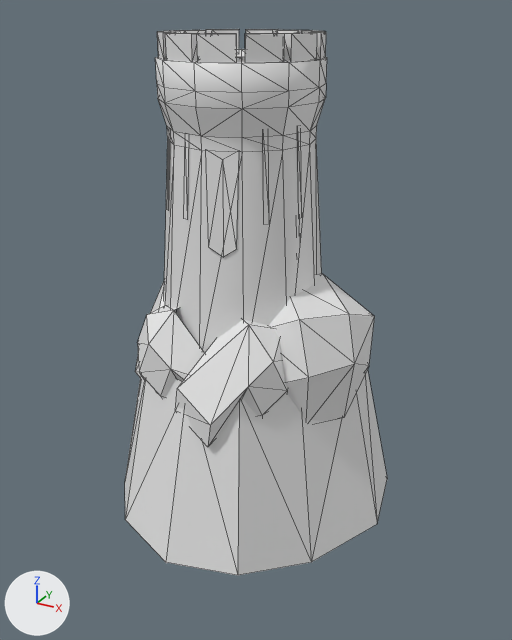
Renders of the COLLADA model art/meshes/structural/uni_wall_tower.dae from each side of a commit.
Both versions are drawn from a 50 mm camera at (23.0, -39.0, 17.6) aimed at (1.6, -0.1, -1.9). Every picture has the same lights, and +X, +Y and +Z are marked at lower left. Mesh edges are drawn as thin lines. Where no turn or scale is listed for an object, it has been applied to the vertices.
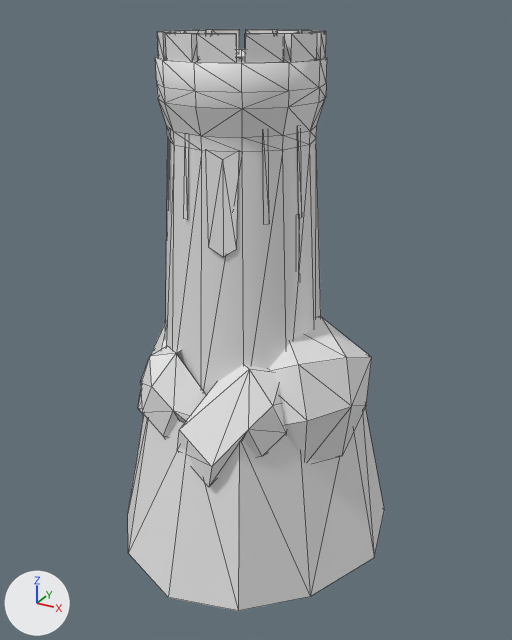
The newer file is also turned or shifted as a whole; pictures and numbers use the older file's frame.

Where the change shows, as pixel boxes [x1, y1, x2, y2] in the pictures (512 x 640 px; the box of a moved part takes in the faces that stretch with it):
'Cylinder_001', reshaped (7% taller): before [125, 29, 387, 575]; after [128, 29, 384, 611]
part 1 of me_cylinder_001, moved or reshaped: before [269, 274, 375, 422]; after [269, 317, 372, 461]
part 2 of me_cylinder_001, moved or reshaped: before [176, 320, 288, 447]; after [178, 364, 287, 487]
part 3 of me_cylinder_001, moved or reshaped: before [135, 282, 165, 377]; after [138, 322, 167, 414]
part 4 of me_cylinder_001, moved or reshaped: before [137, 305, 204, 398]; after [140, 346, 206, 438]
part 5 of me_cylinder_001, moved or reshaped: before [125, 369, 387, 575]; after [128, 409, 384, 611]
part 6 of me_cylinder_001, moved or reshaped: before [164, 139, 322, 353]; after [166, 139, 321, 395]

Patch to the scene script:
```diff
--- a/art/meshes/structural/uni_wall_tower.dae.py
+++ b/art/meshes/structural/uni_wall_tower.dae.py
@@ me_cylinder_001 @@
 # used by ob_cylinder_001; location = (0.5, 0.12, 7.82)
-me_cylinder_001.from_pydata(...)  # 398 vertices, 567 faces; spans x -10.8..10.7, y -10.2..8.9, z -24.4..8.5
+me_cylinder_001.from_pydata(...)  # 398 vertices, 567 faces; spans x -10.8..10.7, y -10.2..8.9, z -27.4..8.5
+# me_cylinder_001 part 1: the loose piece of 20 vertices spanning x 2.2..8.9, y -4.8..5.7, z -16.6..-6.1 is moved by (0.0, 0.0, -3.0)
+# me_cylinder_001 part 2: the loose piece of 22 vertices spanning x -0.9..5.7, y -8.2..-1.4, z -15.1..-7.7 is moved by (0.0, 0.0, -3.0)
+# me_cylinder_001 part 3: the loose piece of 21 vertices spanning x -8.4..-0.6, y -4.5..3.7, z -17.7..-7.1 is moved by (0.0, 0.0, -3.0)
+# me_cylinder_001 part 4: the loose piece of 23 vertices spanning x -5.1..2.2, y -7.2..-1.8, z -15.1..-7.7 is moved by (0.0, 0.0, -3.0)
+# me_cylinder_001 part 5: the loose piece of 24 vertices spanning x -10.8..10.7, y -10.2..8.9, z -24.4..-10.9 is moved by (0.0, 0.0, -3.0)
+# me_cylinder_001 part 6: 33 of the vertices in x -5.6..5.9, y -5.6..7.2, z -15.1..-6.4 are moved by (0.0, 0.0, -3.0)
```
